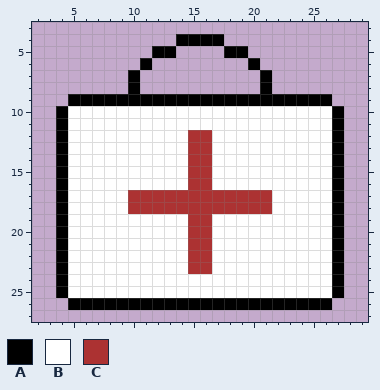
Two versions of one pixel-art file, public/img/ase/upgrades/medkits.ase. That is the earlier state.
32x32 pixels, 1 frame. Shown: x 2..29, y 3..27.
Palette (. is transparent): A #000000  B #ffffff  C #ac3232
Pixels before, first column x 4:
 4 ..........AAAA..........
 5 ........AA....AA........
 6 .......A........A.......
 7 ......A..........A......
 8 ......A..........A......
 9 .AAAAAAAAAAAAAAAAAAAAAA.
10 ABBBBBBBBBBBBBBBBBBBBBBA
11 ABBBBBBBBBBBBBBBBBBBBBBA
12 ABBBBBBBBBBCCBBBBBBBBBBA
13 ABBBBBBBBBBCCBBBBBBBBBBA
14 ABBBBBBBBBBCCBBBBBBBBBBA
15 ABBBBBBBBBBCCBBBBBBBBBBA
16 ABBBBBBBBBBCCBBBBBBBBBBA
17 ABBBBBCCCCCCCCCCCCBBBBBA
18 ABBBBBCCCCCCCCCCCCBBBBBA
19 ABBBBBBBBBBCCBBBBBBBBBBA
20 ABBBBBBBBBBCCBBBBBBBBBBA
21 ABBBBBBBBBBCCBBBBBBBBBBA
22 ABBBBBBBBBBCCBBBBBBBBBBA
23 ABBBBBBBBBBCCBBBBBBBBBBA
24 ABBBBBBBBBBBBBBBBBBBBBBA
25 ABBBBBBBBBBBBBBBBBBBBBBA
26 .AAAAAAAAAAAAAAAAAAAAAA.
Now the later version:
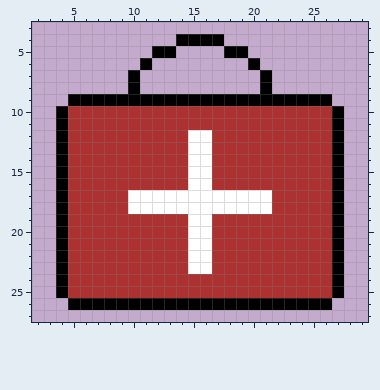
Edits made:
colour B: #ffffff -> #ac3232
colour C: #ac3232 -> #ffffff
Where, in picture pixels (left, top, right, bottom), the same in both pictures:
changed: (68, 106, 332, 298)
